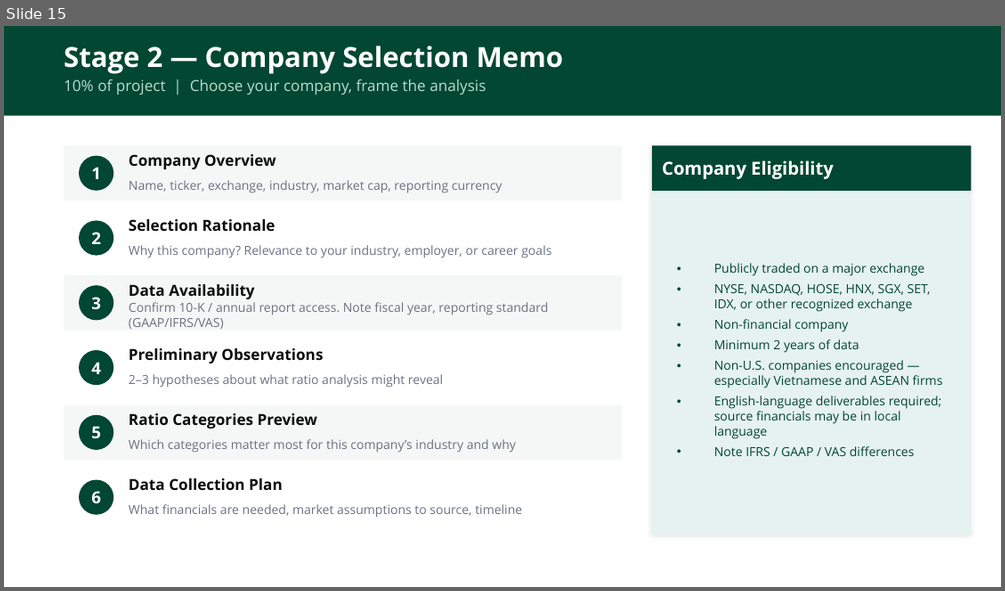
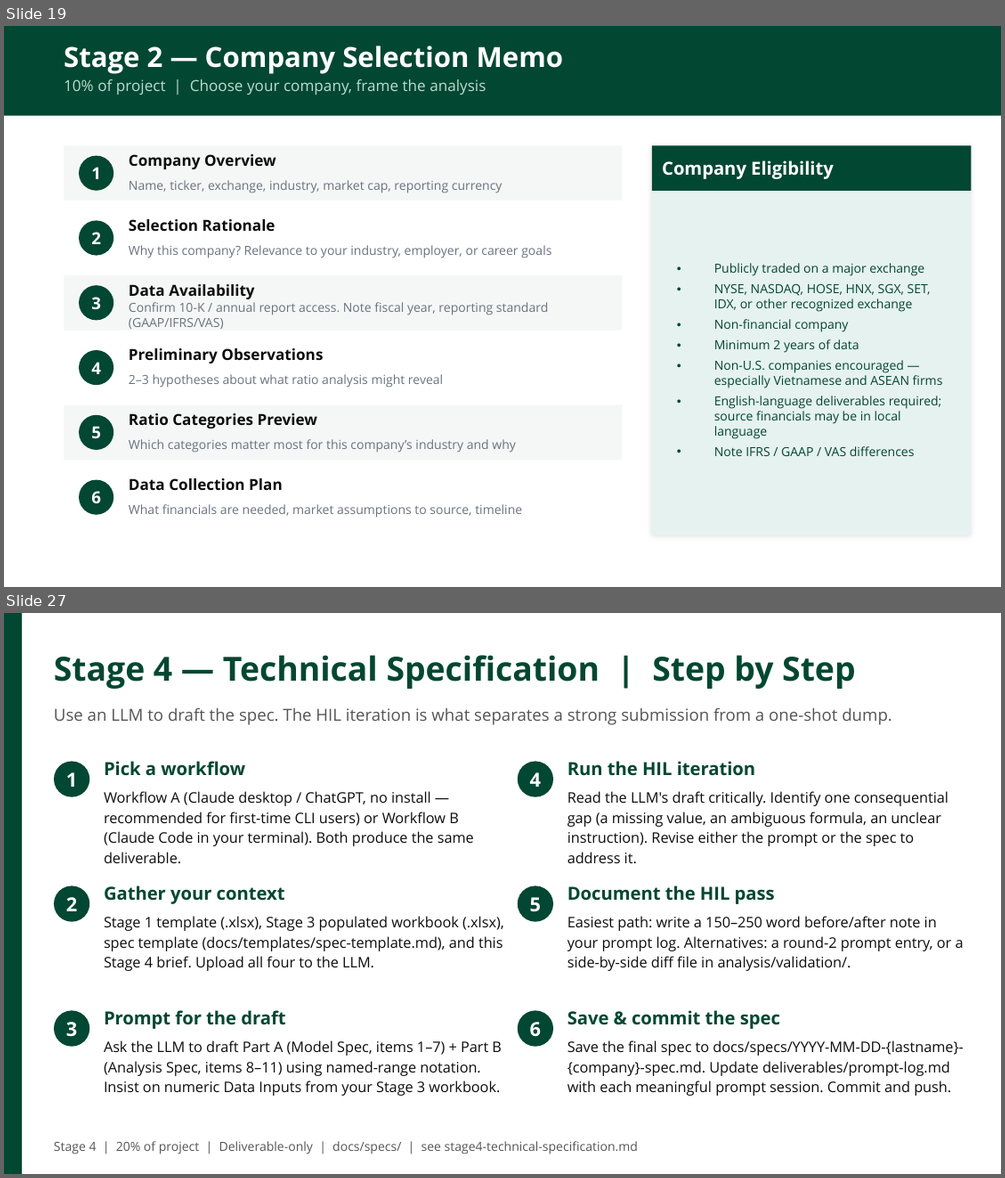
Before and after one commit to adamwstauffer/shidler, a slide deck: courses/BUS-629-VEMBA-International-Corporate-Finance/BUS629_AI_Ratios_Project.pptx. Shown one above the other, each under a label of ours: slide 15 before the commit, slides 19 and 27 after it; the slides between them are not shown. The pictures are 1005x591 and 1005x1178 pixels, drawn with LibreOffice and Linux fonts; fonts in the diff are those of the drawing. Boxes give left, top, right and bottom in pixels: in the first picture for what was removed or moved away, otherwise in the second. Text is boxed around its words. In the diff, an @@ line names an element or a change of style, - is before the commit and + after.

```diff
--- a/courses/BUS-629-VEMBA-International-Corporate-Finance/BUS629_AI_Ratios_Project.pptx
+++ b/courses/BUS-629-VEMBA-International-Corporate-Finance/BUS629_AI_Ratios_Project.pptx
@@ slide 27 added at <box>4,613,1001,1174</box>, background #FFFFFF @@
@@ rectangle added at <box>4,613,22,1173</box>, fill #024731 @@
@@ text added at <box>54,655,855,689</box>, 24 pt, text #024731, bold @@
+Stage 4 — Technical Specification | Step by Step
@@ text added at <box>54,708,892,725</box>, 12 pt, text #555555 @@
+Use an LLM to draft the spec. The HIL iteration is what separates a strong submission from a one-shot dump.
@@ ellipse added at <box>54,762,89,797</box>, fill #024731, 14 pt, text #FFFFFF, bold @@
+1
@@ text added at <box>104,761,245,776</box>, 13 pt, text #024731, bold @@
+Pick a workflow
@@ ellipse added at <box>518,762,553,797</box>, fill #024731, 14 pt, text #FFFFFF, bold @@
+4
@@ text added at <box>567,761,756,776</box>, 13 pt, text #024731, bold @@
+Run the HIL iteration
@@ text added at <box>104,791,474,863</box>, 10.5 pt, text #0D0D0D @@
+Workflow A (Claude desktop / ChatGPT, no install — recommended for first-time CLI users) or Workflow B (Claude Code in your terminal). Both produce the same deliverable.
@@ text added at <box>567,791,948,863</box>, 10.5 pt, text #0D0D0D @@
+Read the LLM's draft critically. Identify one consequential gap (a missing value, an ambiguous formula, an unclear instruction). Revise either the prompt or the spec to address it.
@@ ellipse added at <box>54,886,89,922</box>, fill #024731, 14 pt, text #FFFFFF, bold @@
+2
@@ text added at <box>104,885,285,904</box>, 13 pt, text #024731, bold @@
+Gather your context
@@ ellipse added at <box>518,886,553,922</box>, fill #024731, 14 pt, text #FFFFFF, bold @@
+5
@@ text added at <box>567,885,775,904</box>, 13 pt, text #024731, bold @@
+Document the HIL pass
@@ text added at <box>104,916,504,971</box>, 10.5 pt, text #0D0D0D @@
+Stage 1 template (.xlsx), Stage 3 populated workbook (.xlsx), spec template (docs/templates/spec-template.md), and this Stage 4 brief. Upload all four to the LLM.
@@ text added at <box>567,916,963,971</box>, 10.5 pt, text #0D0D0D @@
+Easiest path: write a 150–250 word before/after note in your prompt log. Alternatives: a round-2 prompt entry, or a side-by-side diff file in analysis/validation/.
@@ ellipse added at <box>54,1011,89,1046</box>, fill #024731, 14 pt, text #FFFFFF, bold @@
+3
@@ text added at <box>104,1010,285,1029</box>, 13 pt, text #024731, bold @@
+Prompt for the draft
@@ ellipse added at <box>518,1011,553,1046</box>, fill #024731, 14 pt, text #FFFFFF, bold @@
+6
@@ text added at <box>567,1010,780,1029</box>, 13 pt, text #024731, bold @@
+Save & commit the spec
@@ text added at <box>104,1040,502,1095</box>, 10.5 pt, text #0D0D0D @@
+Ask the LLM to draft Part A (Model Spec, items 1–7) + Part B (Analysis Spec, items 8–11) using named-range notation. Insist on numeric Data Inputs from your Stage 3 workbook.
@@ text added at <box>567,1040,963,1095</box>, 10.5 pt, text #0D0D0D @@
+Save the final spec to docs/specs/YYYY-MM-DD-{lastname}-{company}-spec.md. Update deliverables/prompt-log.md with each meaningful prompt session. Commit and push.
@@ text added at <box>54,1141,638,1154</box>, 9 pt, text #555555 @@
+Stage 4 | 20% of project | Deliverable-only | docs/specs/ | see stage4-technical-specification.md
@@ what was slide 15 is now slide 19 @@
```
Also in this commit, not shown: 6 slides changed, 29 other slides added, 1 slide removed.
